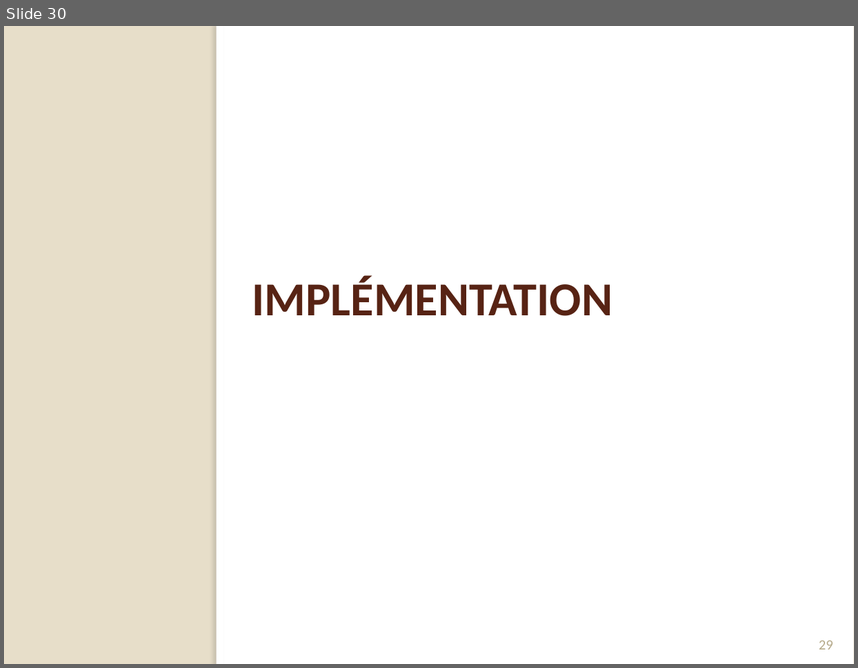
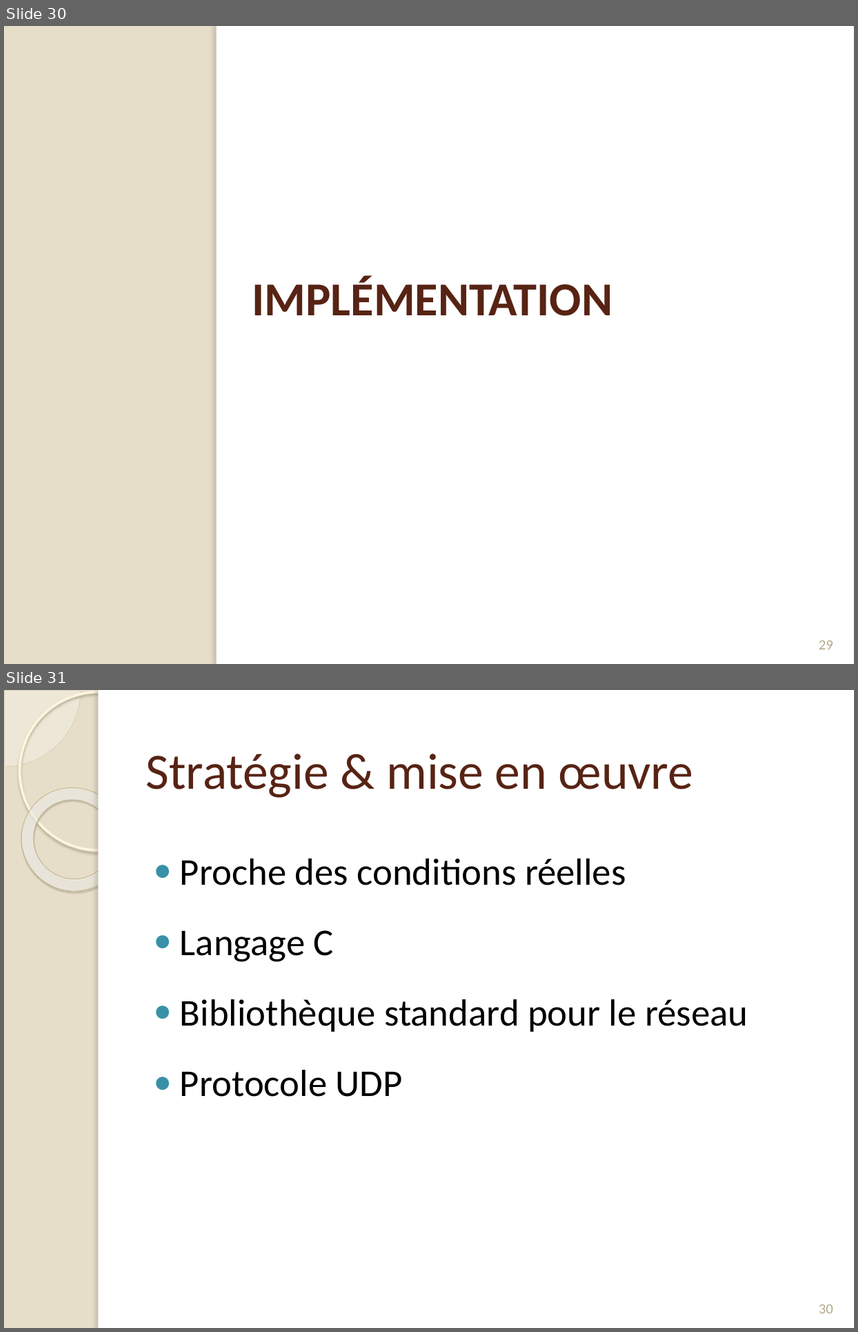
Before and after one commit to Origraena/moca, a slide deck: fmin212/Presentation/presAlgoDist.pptx. Shown one above the other, each under a label of ours: slide 30 before the commit, slides 30 and 31 after it. The pictures are 858x668 and 858x1332 pixels, drawn with LibreOffice and Linux fonts; fonts in the diff are those of the drawing. Boxes give left, top, right and bottom in pixels: in the first picture for what was removed or moved away, otherwise in the second. Text is boxed around its words. In the diff, an @@ line names an element or a change of style, - is before the commit and + after.

```diff
--- a/fmin212/Presentation/presAlgoDist.pptx
+++ b/fmin212/Presentation/presAlgoDist.pptx
@@ slide 31 added at [4, 690, 854, 1328], background #E7DEC9 @@
@@ pie slice (boxed as its full ellipse) added at [4, 690, 81, 767], fill #FEFAF4 at 33% opacity, outline #D3C39F 0.25 pt @@
@@ ellipse added at [19, 691, 177, 850], outline #FFF5DE 2.15 pt @@
@@ rectangle added at [99, 690, 854, 1328], fill #FFFFFF @@
@@ rectangle added at [99, 690, 105, 1328], fill #FFFFFF @@
@@ donut added at [4, 767, 146, 912], fill gradient #FFFCF6 to #FFFEFB to #F0D28E, outline #C7B893 0.58 pt @@
@@ title added at [146, 753, 694, 798], 43 pt, text #572314 @@
+Stratégie & mise en œuvre
@@ text added at [180, 858, 748, 1096], 32 pt, text #000000 @@
+● Proche des conditions réelles
+● Langage C
+● Bibliothèque standard pour le réseau
+● Protocole UDP
@@ page number added at [819, 1304, 833, 1313], 12 pt, text #B6A98A @@
+30
```
Also in this commit, not shown: 5 other slides added, 5 other files.
